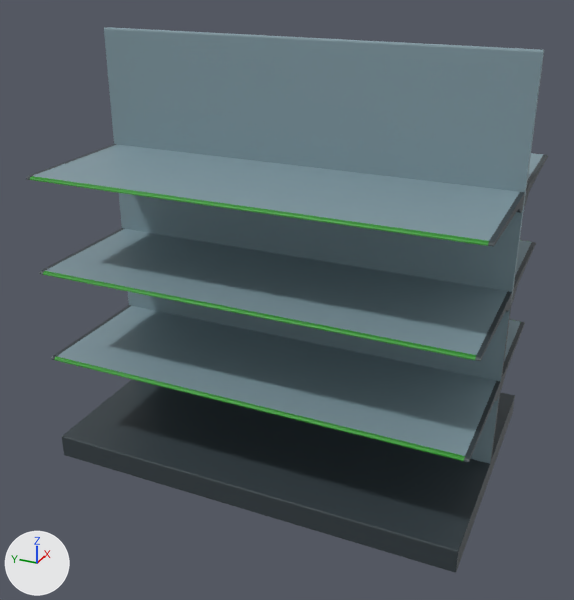
What one commit did to the glTF model assets/models/shelves/Shelf_3row_col.glb.
One viewpoint serves both versions: a 50 mm camera at (-4.88, -0.6, 3.59) aimed at (-0.15, 1.53, 1.22). Every picture has the same lights, and +X, +Y and +Z are marked at lower left. The picture after the commit comes second. Vertices at exactly the same position are counted once.

In view in the first picture: 'Shelf_3row_col'.
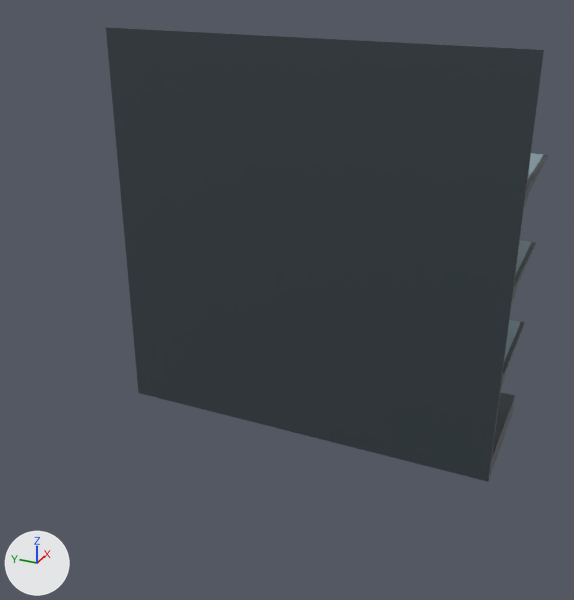
Where the change shows, as pixel boxes [x1, y1, x2, y2] in the pictures (574 x 600 px):
'Shelf_3row_col', reshaped (15% narrower, 17% shorter)
    before: [26, 27, 548, 573]
    after: [106, 27, 548, 482]
part 1 of me_cube_010, deleted (cyan)
    before: [26, 28, 544, 573]
part 2 of me_cube_010, surface changed
    both: [106, 27, 544, 297]

The change, as a diff of the scene's bpy script:
```diff
--- a/assets/models/shelves/Shelf_3row_col.glb.py
+++ b/assets/models/shelves/Shelf_3row_col.glb.py
@@ me_cube_010 @@
 # used by ob_shelf_3row_col; location = (0.0, 0.0, 0.0)
-me_cube_010.from_pydata(...)  # 630 vertices, 1268 faces; spans x -1.0..1.0, y 0.0..3.0, z 0.0..3.0
+me_cube_010.from_pydata(...)  # 330 vertices, 660 faces; spans x 0.0..1.0, y 0.0..3.0, z 0.0..3.0
+# me_cube_010 part 1: 300 vertices removed from x -1.0..-0.01, y 0.0..3.0, z 0.0..3.0
+# me_cube_010 part 2: 42 kept faces spanning x 0.0..0.02, y 0.0..3.0, z 1.4..3.0 get new texture (UV) coordinates
 me_cube_010.materials.append(mat_shelves_002)
```
